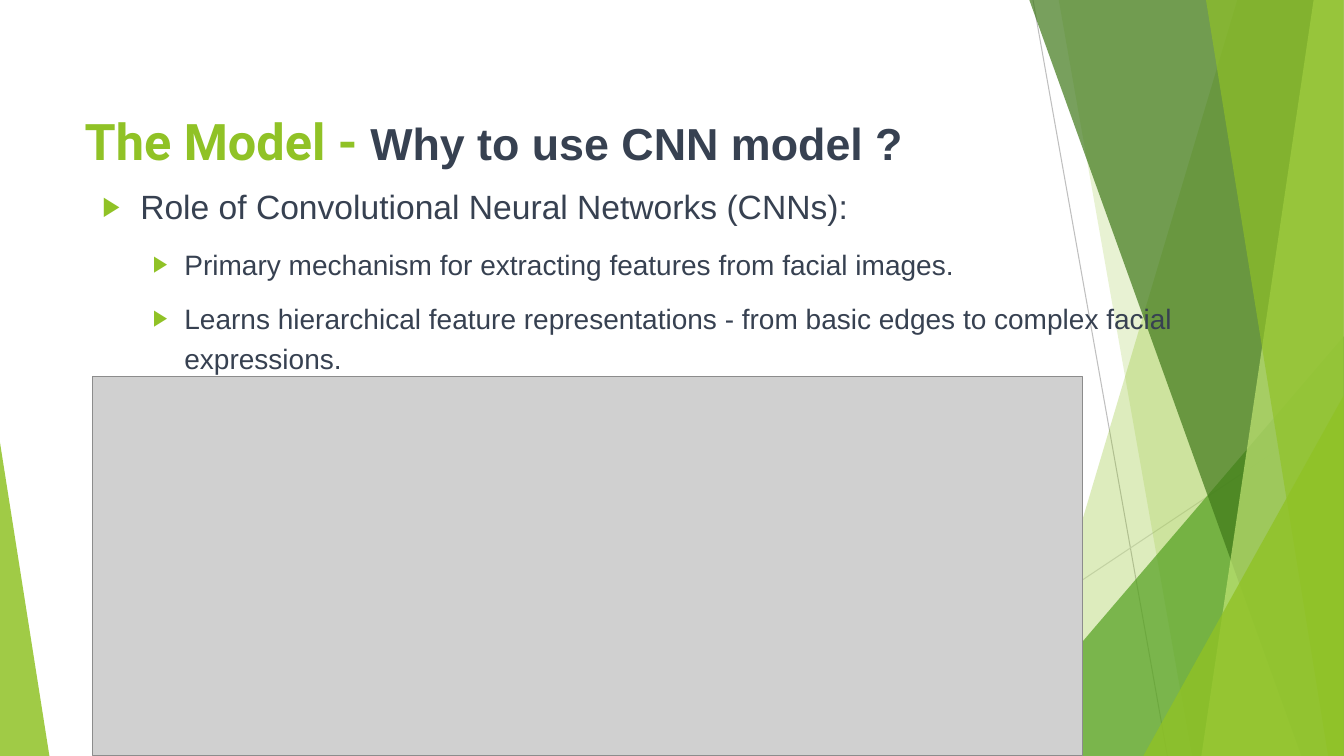
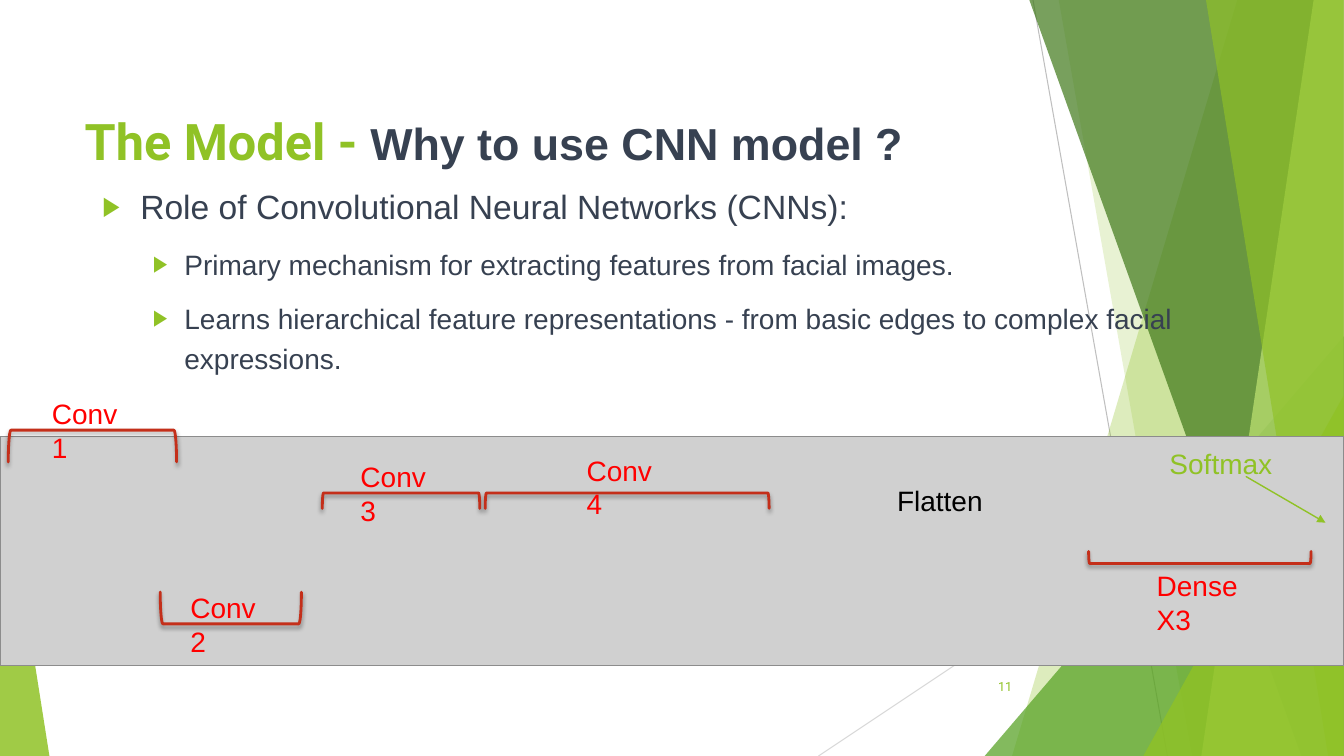
Before and after one commit to AndroZa0812/FacialEmotionRecognition, a slide deck: slide 11 of EmotionDetection.pptx. Drawn at 1344x756 pixels with LibreOffice and Linux fonts; fonts in the diff are those of the drawing; grey boxes stand for pictures. Boxes give left, top, right and bottom in pixels: in the first picture for what was removed or moved away, otherwise in the second. Text is boxed around its words. In the diff, an @@ line names an element or a change of style, - is before the commit and + after.

```diff
--- a/EmotionDetection.pptx
+++ b/EmotionDetection.pptx
@@ picture removed at bbox=[93, 376, 1083, 756] @@
@@ text added at bbox=[52, 404, 117, 458], 20 pt, text #FF0000 @@
+Conv 1
@@ picture added at bbox=[0, 437, 1344, 665] @@
@@ left bracket added at bbox=[8, 431, 176, 462], outline #C42F1A 2 pt @@
@@ text added at bbox=[360, 467, 425, 522], 20 pt, text #FF0000 @@
+Conv 3
@@ text added at bbox=[587, 461, 652, 514], 20 pt, text #FF0000 @@
+Conv 4
@@ text added at bbox=[1169, 453, 1272, 479], 20 pt, text #90C226 @@
+Softmax
@@ arrow added from (1246, 477) to (1326, 523), #90C226 1 pt @@
@@ left bracket added at bbox=[322, 494, 479, 509], outline #C42F1A 2 pt @@
@@ left bracket added at bbox=[484, 494, 769, 509], outline #C42F1A 2 pt @@
@@ text added at bbox=[897, 490, 983, 512], 20 pt, text #000000 @@
+Flatten
@@ left bracket added at bbox=[1088, 552, 1311, 564], outline #C42F1A 2 pt @@
@@ left bracket added at bbox=[160, 592, 301, 624], outline #C42F1A 2 pt @@
@@ text added at bbox=[190, 598, 255, 652], 20 pt, text #FF0000 @@
+Conv 2
@@ text added at bbox=[1157, 576, 1238, 631], 20 pt, text #FF0000 @@
+Dense X3
@@ page number added at bbox=[998, 682, 1012, 691], 9 pt, text #90C226 @@
+11
```
Also in this commit, not shown: 4 other slides changed, 2 other files.
